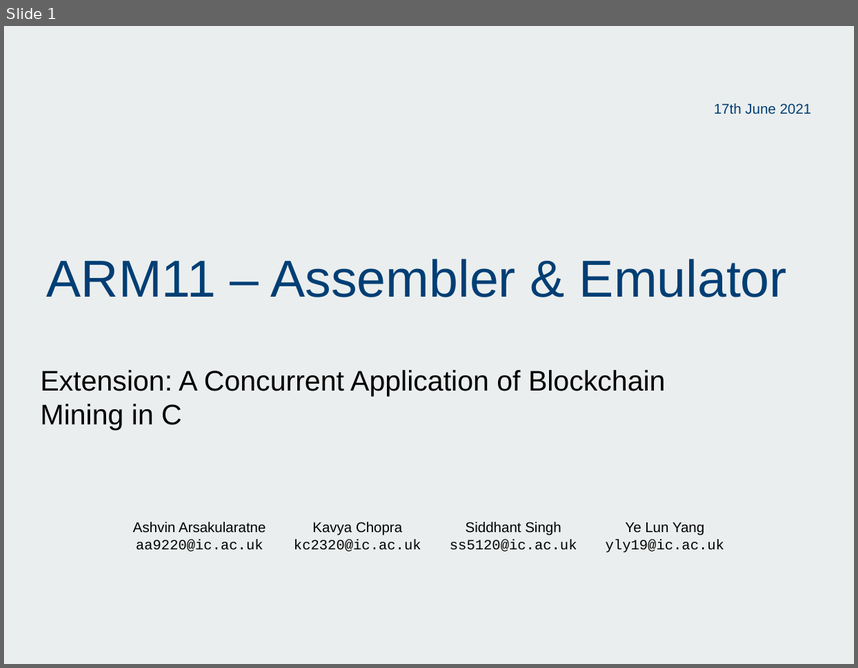
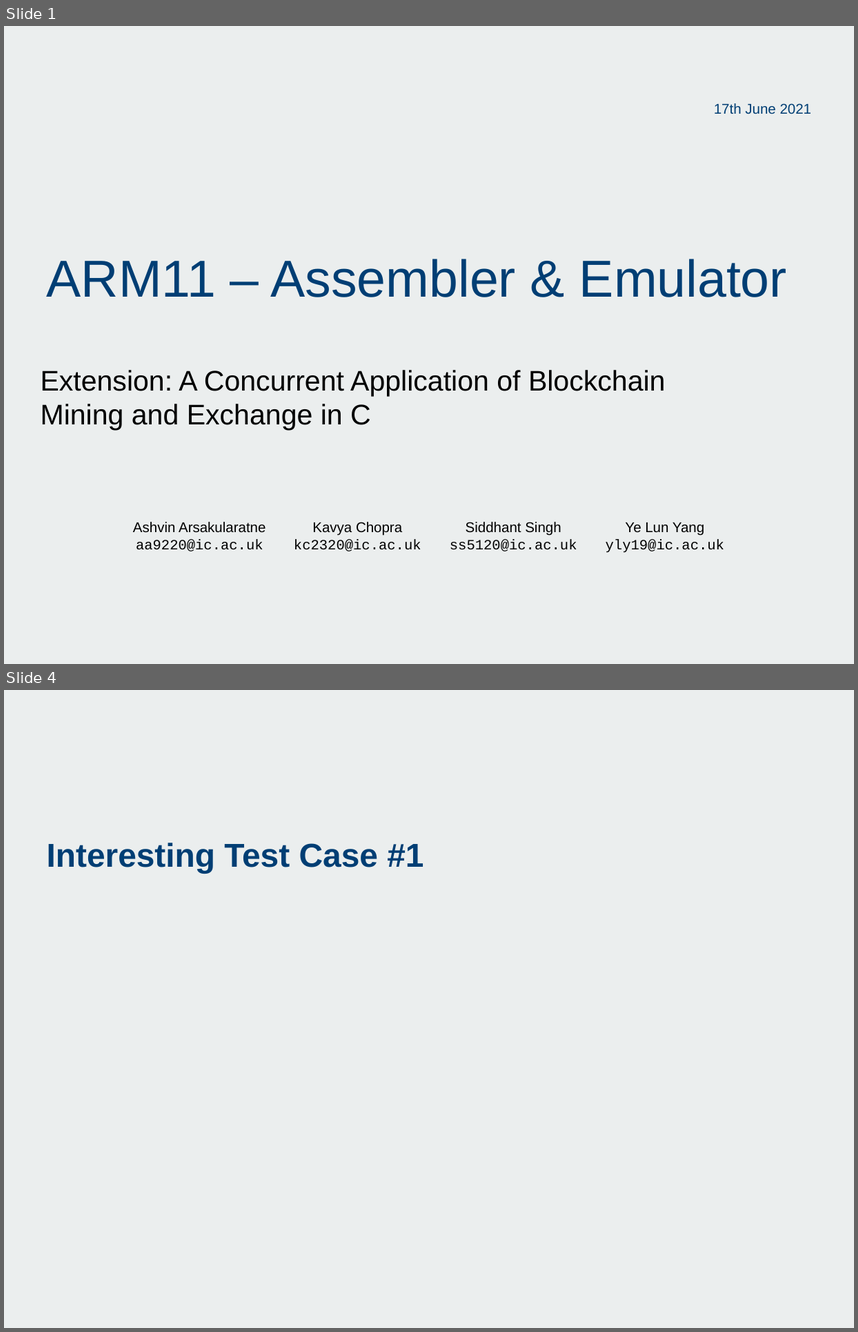
Before and after one commit to SiddhantSingh15/ImpCoin, a slide deck: doc/Group 02.pptx. Shown one above the other, each under a label of ours: slide 1 before the commit, slides 1 and 4 after it; the slides between them are not shown. The pictures are 858x668 and 858x1332 pixels, drawn with LibreOffice and Linux fonts; fonts in the diff are those of the drawing; background and template pictures are left out. Boxes give left, top, right and bottom in pixels: in the first picture for what was removed or moved away, otherwise in the second. Text is boxed around its words. In the diff, an @@ line names an element or a change of style, - is before the commit and + after.

```diff
--- a/doc/Group 02.pptx
+++ b/doc/Group 02.pptx
@@ slide 4 added at box(4, 690, 854, 1328), background picture (left out) @@
@@ title added at box(47, 842, 424, 874), 28 pt, text #003E74, bold @@
+Interesting Test Case #1
@@ slide 1 changed as well @@
@@ subtitle at box(41, 370, 666, 430): text changed @@
-Extension: A Concurrent Application of Blockchain Mining in C
+Extension: A Concurrent Application of Blockchain Mining and Exchange in C
```
Also in this commit, not shown: 4 other slides added, 8 slides removed.
